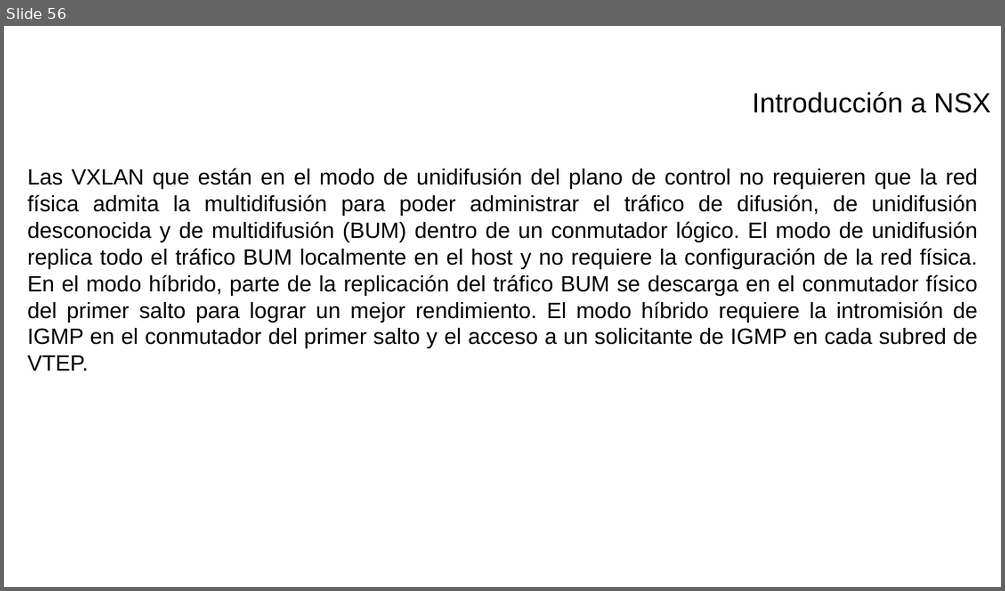
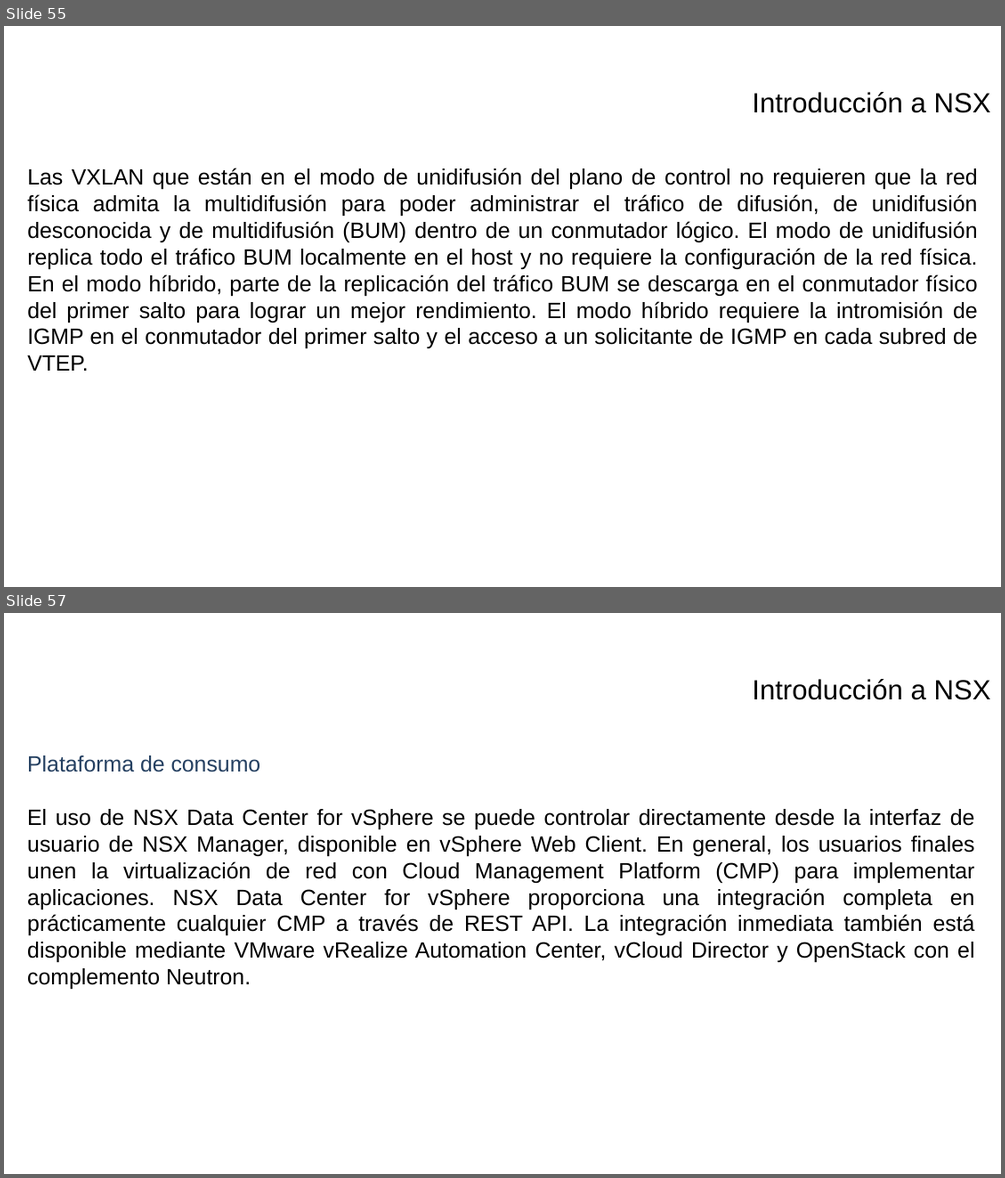
Before and after one commit to israelcts/curso_vmware_nsx_sedena, a slide deck: VMWare - I.pptx. Shown one above the other, each under a label of ours: slide 56 before the commit, slides 55 and 57 after it; the slides between them are not shown. The pictures are 1005x591 and 1005x1178 pixels, drawn with LibreOffice and Linux fonts; fonts in the diff are those of the drawing; background and template pictures are left out. Boxes give left, top, right and bottom in pixels: in the first picture for what was removed or moved away, otherwise in the second. Text is boxed around its words. In the diff, an @@ line names an element or a change of style, - is before the commit and + after.

```diff
--- a/VMWare - I.pptx
+++ b/VMWare - I.pptx
@@ slide 57 added at [4, 613, 1001, 1174], background picture (left out) @@
@@ text added at [752, 679, 991, 700], 20 pt, text #000000 @@
+Introducción a NSX
@@ text added at [27, 755, 975, 989], 16 pt, text #000000 @@
+Plataforma de consumo
+El uso de NSX Data Center for vSphere se puede controlar directamente desde la interfaz de usuario de NSX Manager, disponible en vSphere Web Client. En general, los usuarios finales unen la virtualización de red con Cloud Management Platform (CMP) para implementar aplicaciones. NSX Data Center for vSphere proporciona una integración completa en prácticamente cualquier CMP a través de REST API. La integración inmediata también está disponible mediante VMware vRealize Automation Center, vCloud Director y OpenStack con el complemento Neutron.
@@ what was slide 56 is now slide 55 @@
```
Also in this commit, not shown: 9 other slides added, 1 slide removed, 1 other file.
